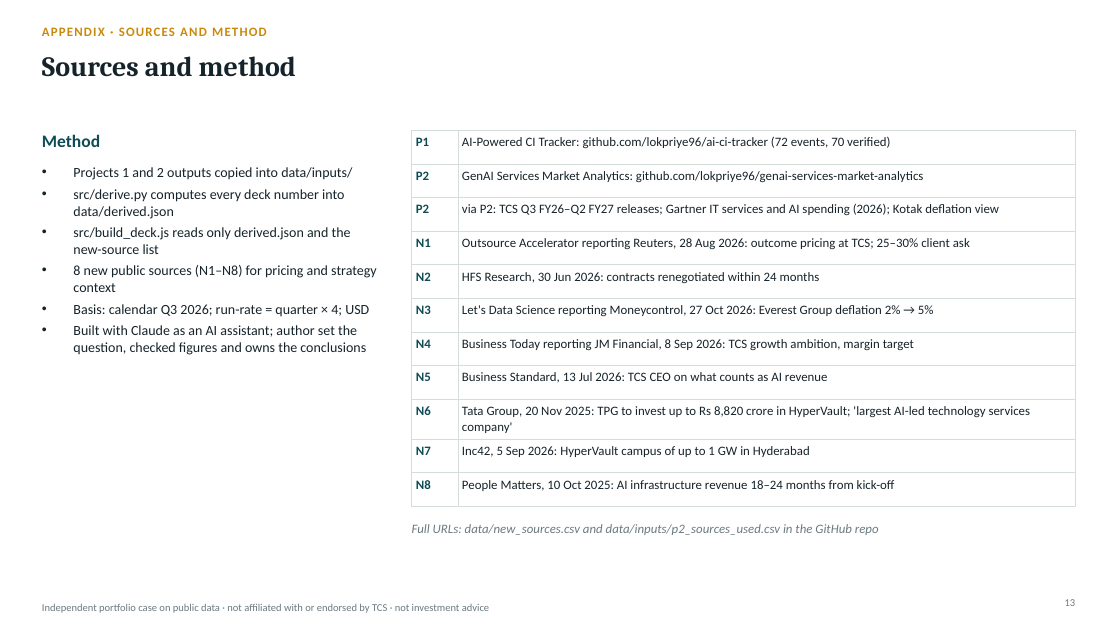
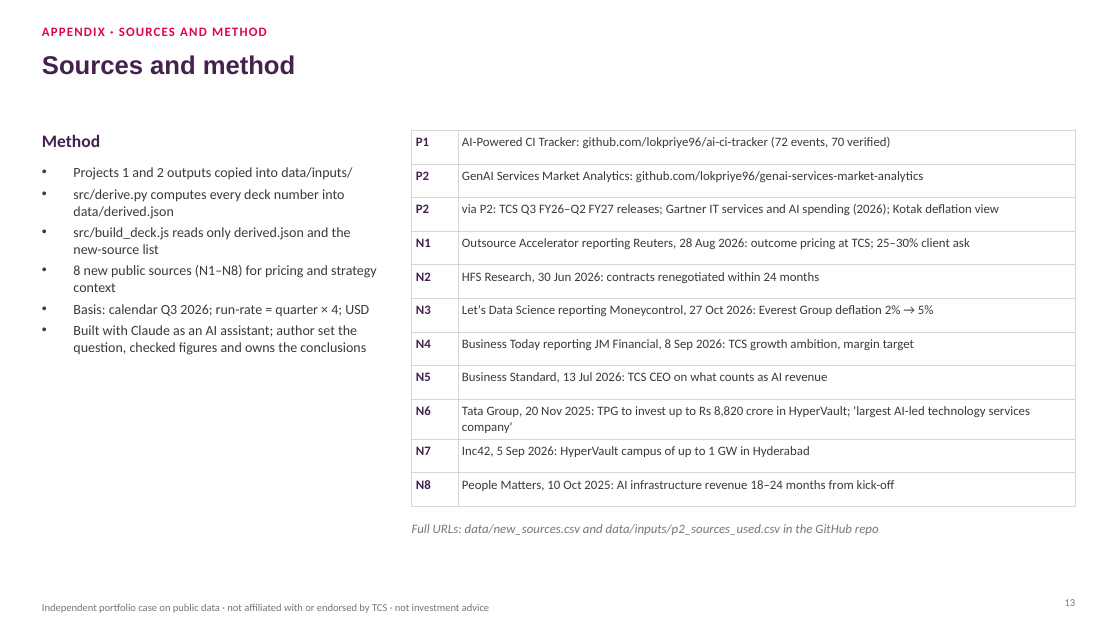
Before and after one commit to lokpriye96/ai-consulting-report-genai-services, a slide deck: slide 13 of outputs/TCS_AI_Deflation_Strategy.pptx. Drawn at 1120x630 pixels with LibreOffice and Linux fonts; fonts in the diff are those of the drawing. Boxes give left, top, right and bottom in pixels: in the first picture for what was removed or moved away, otherwise in the second. Text is boxed around its words. In the diff, an @@ line names an element or a change of style, - is before the commit and + after.

```diff
--- a/outputs/TCS_AI_Deflation_Strategy.pptx
+++ b/outputs/TCS_AI_Deflation_Strategy.pptx
@@ text "APPENDIX · SOURCES AND METHOD" at (42,27,267,36): text colour #C98A0B to #E0044E @@
@@ title "Sources and method" at (42,55,295,75): size 24 to 22 pt, font Cambria to Arial, text colour #16232A to #43224D @@
@@ text "Method" at (42,134,100,147): text colour #0F4C55 to #43224D @@
@@ table at (412,130,1075,495) @@
@@ text colour #0F4C55 to #43224D in "P1", "P2", "P2", "N1" and 7 more places @@
@@ text colour #16232A to #3A3A3C @@
@@ borders changed @@
@@ text "Projects 1 and 2 outputs ..." at (73,167,377,355): text colour #16232A to #3A3A3C @@
```
Also in this commit, not shown: 12 other slides changed, 21 other files.
